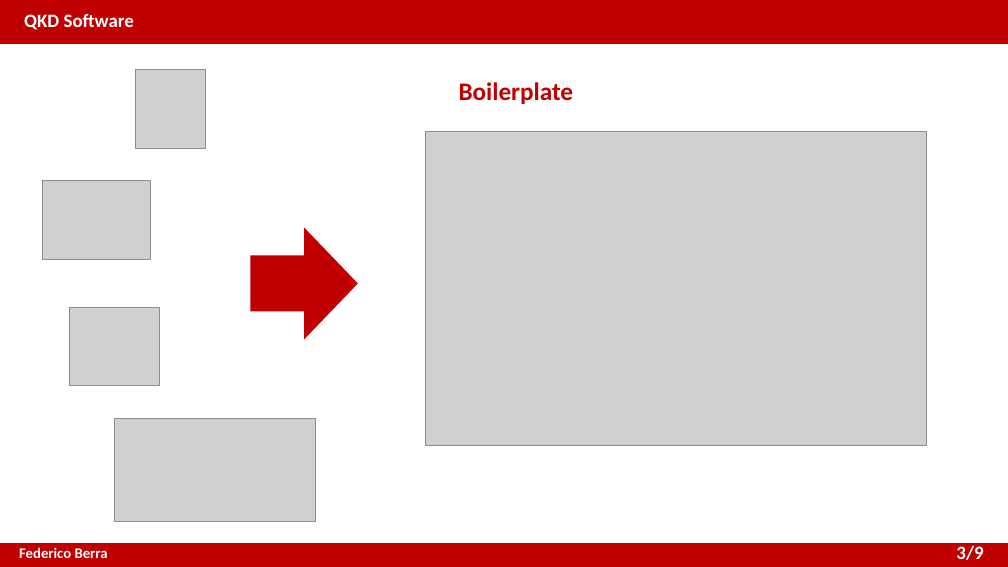
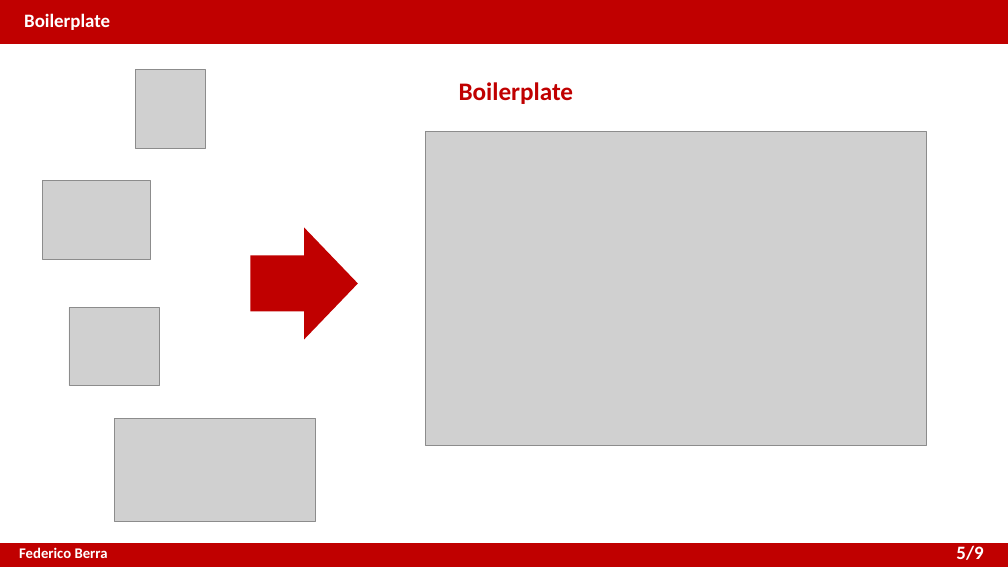
Before and after one commit to XaBerr/tesi-magistrale, a slide deck: slide 7 of presentazione_EN.pptx (slide 4 before the commit). Drawn at 1008x567 pixels with LibreOffice and Linux fonts; fonts in the diff are those of the drawing; grey boxes stand for pictures. Boxes give left, top, right and bottom in pixels: in the first picture for what was removed or moved away, otherwise in the second. Text is boxed around its words. In the diff, an @@ line names an element or a change of style, - is before the commit and + after.

```diff
--- a/presentazione_EN.pptx
+++ b/presentazione_EN.pptx
@@ text at (24,13,110,30): text changed @@
-QKD Software
+Boilerplate
@@ text at (956,545,983,560): text changed @@
-3/9
+5/9
```
Also in this commit, not shown: 5 other slides changed, 4 slides added, 4 slides removed, 2 other files.
